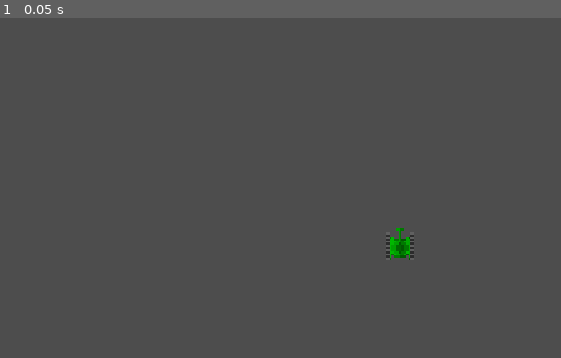
Above: before the commit, frame 1.
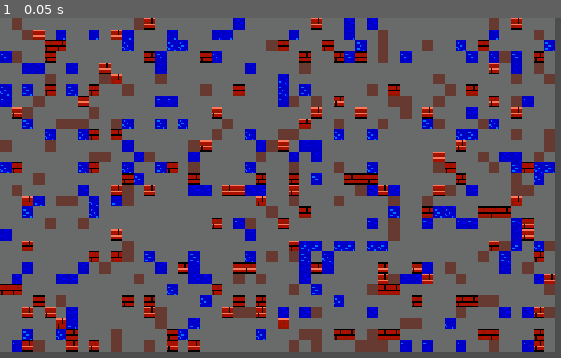
Above: after the commit, the same moment.

Repository: matveinaumov/Rogue-tank
Game: Godot game, scene res://scenes/map.tscn
Same seed, same stepped clock (60 frames per second), same inputs: the game is played once before the commit and once after it. Before the commit the project starts from res://scenes/player.tscn.
Inputs:
- Up to frame 1 (0.05 s): no input

The runs differ from the first frame. In frame 1, 97% of the frame differs, in the area x 0-99%, y 0-99%.

Commit message:
update code

Diff:
--- a/assets/tiles/map_set.tres
+++ b/assets/tiles/map_set.tres
@@ -6,6 +6,8 @@
 texture = ExtResource("1_mojje")
 0:0/0 = 0
 1:0/0 = 0
+3:0/0 = 0
+2:0/0 = 0
 
 [resource]
 sources/0 = SubResource("TileSetAtlasSource_0yv23")
--- a/project.godot
+++ b/project.godot
@@ -11,7 +11,7 @@
 [application]
 
 config/name="Rogue-tank"
-run/main_scene="uid://cmgxcv1h1h6b3"
+run/main_scene="uid://4e1irqw1q7et"
 config/features=PackedStringArray("4.7", "Forward Plus")
 config/icon="res://icon.svg"
 
--- a/scripts/map_renderer/renderMap.gd
+++ b/scripts/map_renderer/renderMap.gd
@@ -5,19 +5,29 @@
 @export var height = 30
 
 
-var ground_tile = Vector2i(0, 0)
-var wall_tile = Vector2i(1, 0)
+
+
+
+var list = [
+	Vector2i(0, 0), # road
+	Vector2i(1, 0), # dirt
+	Vector2i(2, 0), # wall
+	Vector2i(3, 0)  # water
+]
 
 
 func _ready() -> void:
 	for y in range(height):
 		for x in range(width):
-			set_cell(Vector2(x,y), 0, wall_tile)
+			set_cell(Vector2(x,y), 0, list[0])
 			if randf() < 0.1:
-				set_cell(Vector2(x,y), 0, ground_tile)
+				set_cell(Vector2(x,y), 0, list[2])
+			if randf() < 0.1:
+				set_cell(Vector2(x,y), 0, list[1])
+			if randf() < 0.1:
+				set_cell(Vector2(x,y), 0, list[3])
 	pass
 
 
-# Called every frame. 'delta' is the elapsed time since the previous frame.
 func _process(delta: float) -> void:
 	pass
Binary file changed: assets/textures/map-tilles.png
